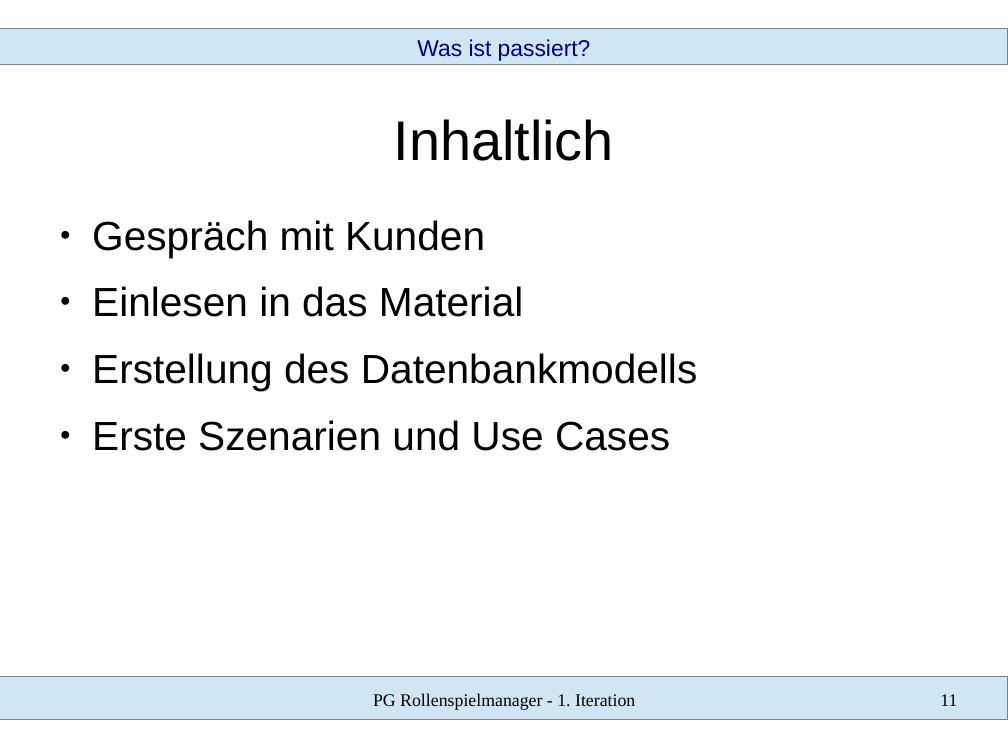
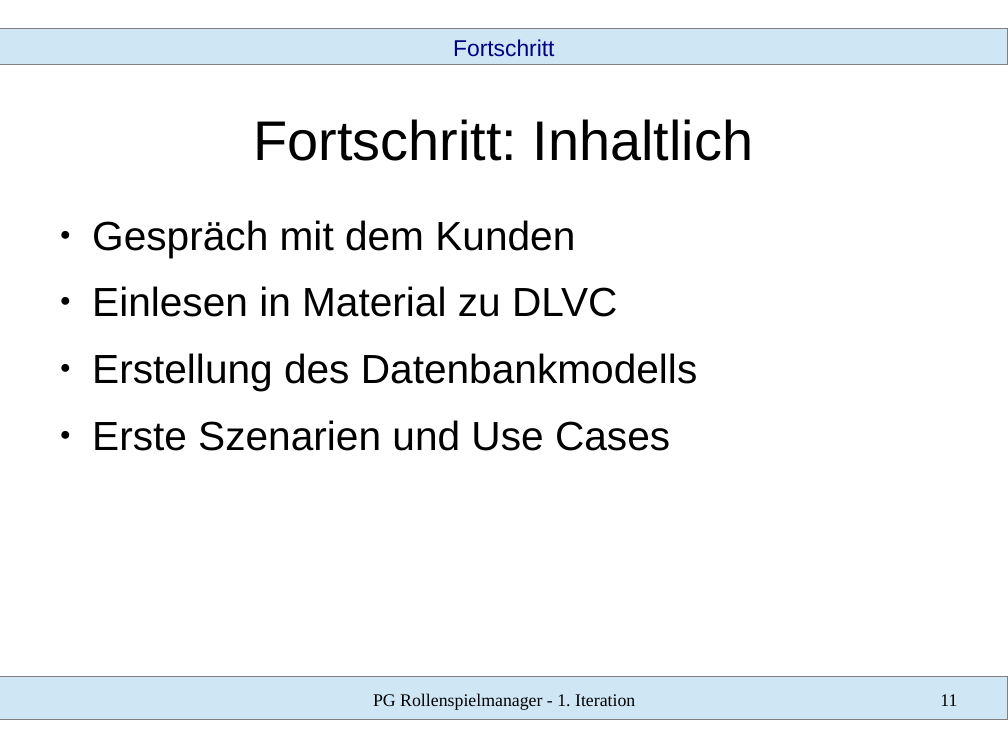
Before and after one commit to SWT-Projektgruppe-2015/Rollenspielmanager, a slide deck: slide 11 of Dokumente/01 Iteration/vortrag.odp. Drawn at 1008x756 pixels with LibreOffice and Linux fonts; fonts in the diff are those of the drawing. Boxes give left, top, right and bottom in pixels: in the first picture for what was removed or moved away, otherwise in the second. Text is boxed around its words. In the diff, an @@ line names an element or a change of style, - is before the commit and + after.

```diff
--- a/Dokumente/01 Iteration/vortrag.odp
+++ b/Dokumente/01 Iteration/vortrag.odp
@@ text at <box>453,39,554,57</box>: text changed @@
-Was ist passiert?
+Fortschritt
@@ title at <box>254,119,753,161</box>: text changed @@
-Inhaltlich
+Fortschritt: Inhaltlich
@@ text at <box>92,220,617,317</box>: text changed @@
-● Gespräch mit Kunden
-● Einlesen in das Material
+● Gespräch mit dem Kunden
+● Einlesen in Material zu DLVC
```
Also in this commit, not shown: 13 other slides changed, 2 slides added.
